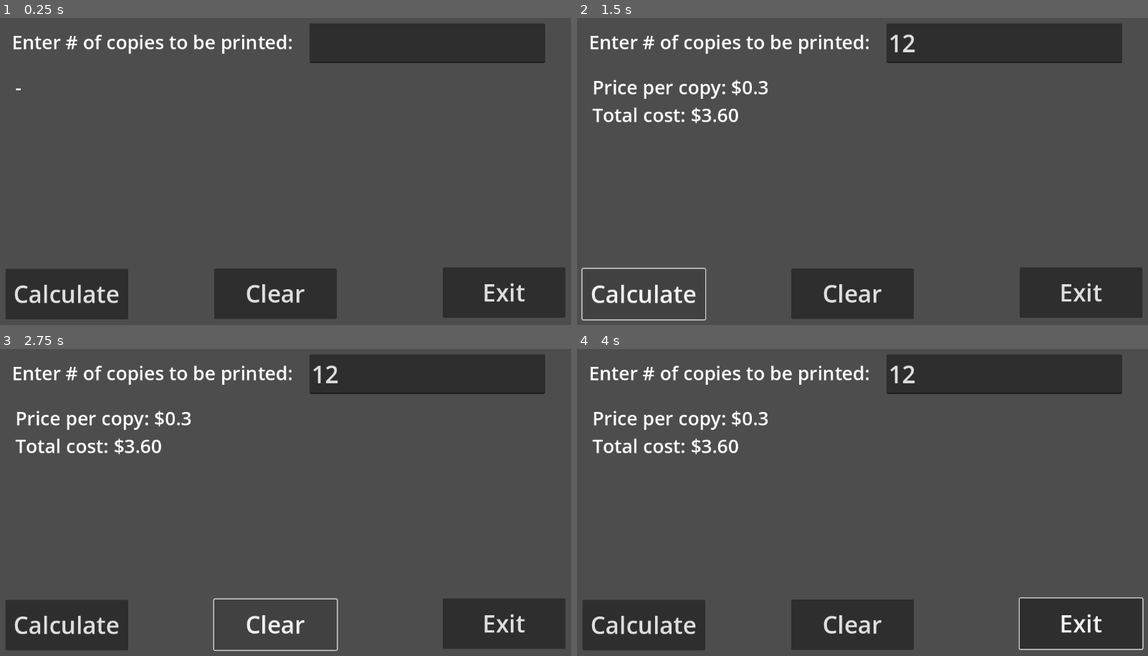
Above: before the commit, frames 1-4 (two rows, left to right).
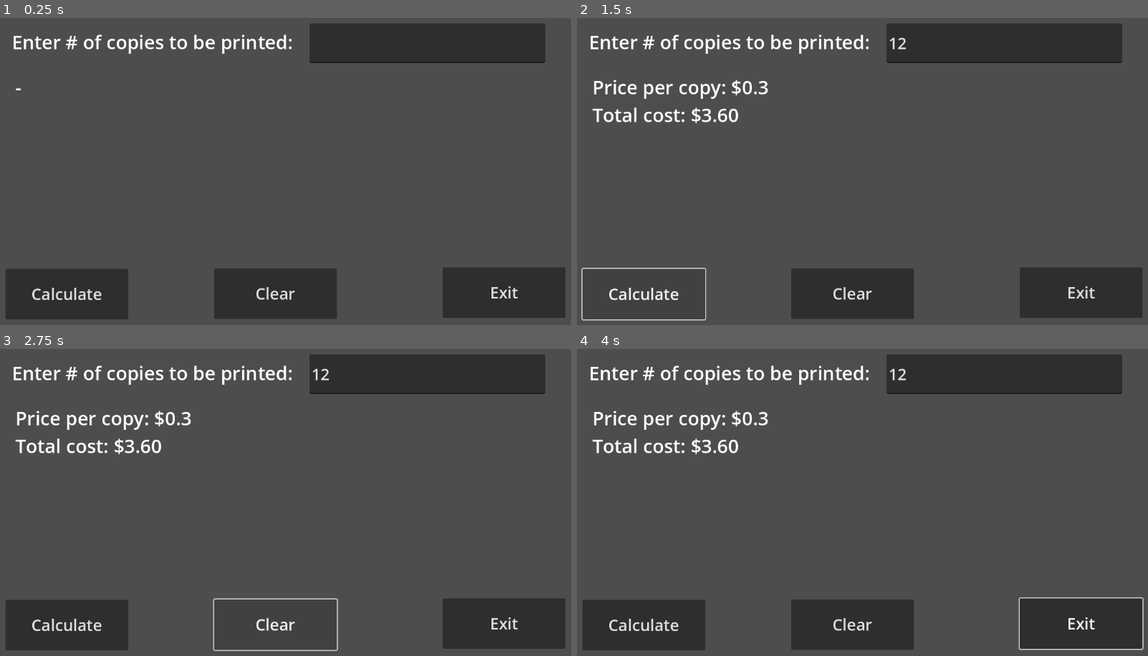
Above: after the commit, the same moments.

Repository: danielathome19/Game-Design-I
Game: Godot game, scene res://Langdocs/lp_4_1.tscn
The game is run twice, just before and just after one commit, with the same random seed, the same clock (stepped at 60 frames per second) and the same inputs. The project has no main scene, so this scene is started directly.
Inputs (mouse positions are in pixels of both pictures, inside the frame that each line leads up to):
- Up to frame 1 (0.25 s): no input
- Up to frame 2 (1.5 s): click (1005, 42) at 0.52 s; type "12" at 0.6 s; click "Calculate" at 1.25 s
- Up to frame 3 (2.75 s): click "Clear" at 2 s
- Up to frame 4 (4 s): tap Enter (ui_accept) at 2.75, 3.02 s; move the mouse to (988, 481) at 2.77 s; hold Right (ui_right) 2.78-3.5 s; tap I (zoom_cam_in) at 2.85 s; click (988, 481) at 2.92 s; drag from (748, 514) to (833, 563) at 3.52 s

The runs differ from the first frame. In frame 1, 1.1% of the frame differs, in the area x 2-92%, y 86-94%; in frame 2, 1.2%; in frame 3, 1.2%; in frame 4, 1.2%, in the area x 2-92%, y 5-94%.

Commit message:
Update 10/22

Diff:
--- a/big_font.tres
+++ b/big_font.tres
@@ -1,4 +1,4 @@
 [gd_resource type="Theme" format=3 uid="uid://bku4trc545jag"]
 
 [resource]
-default_font_size = 48
+default_font_size = 32
--- /dev/null
+++ b/phys_ball.tscn
@@ -0,0 +1,21 @@
+[gd_scene load_steps=4 format=3 uid="uid://b4olq84ccuyj0"]
+
+[sub_resource type="PhysicsMaterial" id="PhysicsMaterial_80ac5"]
+friction = 0.5
+bounce = 1.0
+
+[sub_resource type="SphereMesh" id="SphereMesh_ygknh"]
+
+[sub_resource type="CircleShape2D" id="CircleShape2D_odp7h"]
+radius = 50.1597
+
+[node name="phys_ball" type="RigidBody2D"]
+physics_material_override = SubResource("PhysicsMaterial_80ac5")
+
+[node name="MeshInstance2D" type="MeshInstance2D" parent="."]
+position = Vector2(0, 1.19323e-05)
+scale = Vector2(100.113, 100.113)
+mesh = SubResource("SphereMesh_ygknh")
+
+[node name="CollisionShape2D" type="CollisionShape2D" parent="."]
+shape = SubResource("CircleShape2D_odp7h")
--- /dev/null
+++ b/phys_demo.gd
@@ -0,0 +1,38 @@
+extends Node2D
+
+var phys_ball = preload("res://phys_ball.tscn")
+
+func _ready() -> void:
+	$Panel/GravSlider.value = $phys_ball.gravity_scale
+
+func _input(event: InputEvent) -> void:
+	if event is InputEventMouseButton and event.pressed:
+		var nball = phys_ball.instantiate()
+		nball.position = event.position
+		nball.gravity_scale = $Panel/GravSlider.value
+		nball.inertia = float($Panel/txtInertia.text)
+		nball.linear_velocity = Vector2(float($Panel/txtVelX.text),
+										float($Panel/txtVelY.text))
+		add_child(nball)
+
+func _on_grav_slider_value_changed(value: float) -> void:
+	for child in get_children():
+		if child is RigidBody2D:
+			child.gravity_scale = value
+
+func _on_button_pressed() -> void:
+	for child in get_children():
+		if child is RigidBody2D:
+			var force = randi_range(50, 1000)
+			child.apply_central_force(Vector2(1,0) * force)
+			# Vector2.RIGHT
+
+func _on_button_2_pressed() -> void:
+	var inertia = float($Panel/txtInertia.text)
+	var v_x = float($Panel/txtVelX.text)
+	var v_y = float($Panel/txtVelY.text)
+	var velocity = Vector2(v_x, v_y)
+	for child in get_children():
+		if child is RigidBody2D:
+			child.inertia = inertia
+			child.linear_velocity = velocity
--- /dev/null
+++ b/phys_demo.tscn
@@ -0,0 +1,107 @@
+[gd_scene load_steps=7 format=3 uid="uid://dox0tsp7wheq1"]
+
+[ext_resource type="Script" path="res://phys_demo.gd" id="1_37ot4"]
+[ext_resource type="PackedScene" uid="uid://b4olq84ccuyj0" path="res://phys_ball.tscn" id="1_c8krp"]
+[ext_resource type="LabelSettings" uid="uid://cjjbq7li4dbhd" path="res://Langdocs/big_label_38.tres" id="2_e37f3"]
+[ext_resource type="Theme" uid="uid://bku4trc545jag" path="res://big_font.tres" id="3_or8hu"]
+
+[sub_resource type="RectangleShape2D" id="RectangleShape2D_xj8ss"]
+size = Vector2(1341, 72)
+
+[sub_resource type="PlaceholderTexture2D" id="PlaceholderTexture2D_b634k"]
+
+[node name="phys_demo" type="Node2D"]
+script = ExtResource("1_37ot4")
+
+[node name="phys_ball" parent="." instance=ExtResource("1_c8krp")]
+position = Vector2(1036, 202)
+
+[node name="Panel" type="Panel" parent="."]
+offset_right = 566.0
+offset_bottom = 320.0
+
+[node name="Label" type="Label" parent="Panel"]
+layout_mode = 0
+offset_right = 40.0
+offset_bottom = 23.0
+text = "Gravity:"
+label_settings = ExtResource("2_e37f3")
+
+[node name="Label2" type="Label" parent="Panel"]
+layout_mode = 0
+offset_left = 7.0
+offset_top = 129.0
+offset_right = 150.0
+offset_bottom = 182.0
+text = "Insertia:"
+label_settings = ExtResource("2_e37f3")
+
+[node name="Label3" type="Label" parent="Panel"]
+layout_mode = 0
+offset_left = 9.0
+offset_top = 186.0
+offset_right = 160.0
+offset_bottom = 239.0
+text = "Velocity (x,y):"
+label_settings = ExtResource("2_e37f3")
+
+[node name="GravSlider" type="HSlider" parent="Panel"]
+layout_mode = 0
+offset_left = 154.0
+offset_top = 22.0
+offset_right = 545.0
+offset_bottom = 38.0
+
+[node name="Button" type="Button" parent="Panel"]
+layout_mode = 0
+offset_left = 8.0
+offset_top = 50.0
+offset_right = 558.0
+offset_bottom = 125.0
+theme = ExtResource("3_or8hu")
+text = "Apply Force"
+
+[node name="Button2" type="Button" parent="Panel"]
+layout_mode = 0
+offset_left = 6.0
+offset_top = 239.0
+offset_right = 554.0
+offset_bottom = 314.0
+theme = ExtResource("3_or8hu")
+text = "Apply Adjustments"
+
+[node name="txtInertia" type="LineEdit" parent="Panel"]
+layout_mode = 0
+offset_left = 184.0
+offset_top = 135.0
+offset_right = 554.0
+offset_bottom = 177.0
+
+[node name="txtVelX" type="LineEdit" parent="Panel"]
+layout_mode = 0
+offset_left = 262.0
+offset_top = 189.0
+offset_right = 404.0
+offset_bottom = 231.0
+
+[node name="txtVelY" type="LineEdit" parent="Panel"]
+layout_mode = 0
+offset_left = 412.0
+offset_top = 189.0
+offset_right = 554.0
+offset_bottom = 231.0
+
+[node name="StaticBody2D" type="StaticBody2D" parent="."]
+
+[node name="CollisionShape2D" type="CollisionShape2D" parent="StaticBody2D"]
+position = Vector2(560, 637)
+shape = SubResource("RectangleShape2D_xj8ss")
+
+[node name="Sprite2D" type="Sprite2D" parent="StaticBody2D"]
+position = Vector2(560, 636)
+scale = Vector2(1332, 69.25)
+texture = SubResource("PlaceholderTexture2D_b634k")
+
+[connection signal="value_changed" from="Panel/GravSlider" to="." method="_on_grav_slider_value_changed"]
+[connection signal="pressed" from="Panel/Button" to="." method="_on_button_pressed"]
+[connection signal="pressed" from="Panel/Button2" to="." method="_on_button_2_pressed"]
